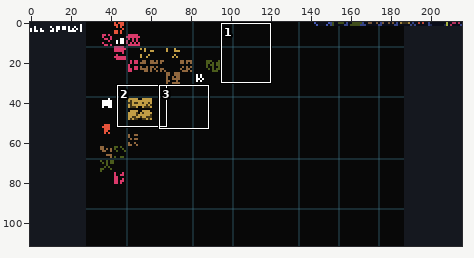
Sprite sheet: 12level.png. The first picture is a wide view before the edit; the outline marks the close-up.
Close-up. First the earlier version:
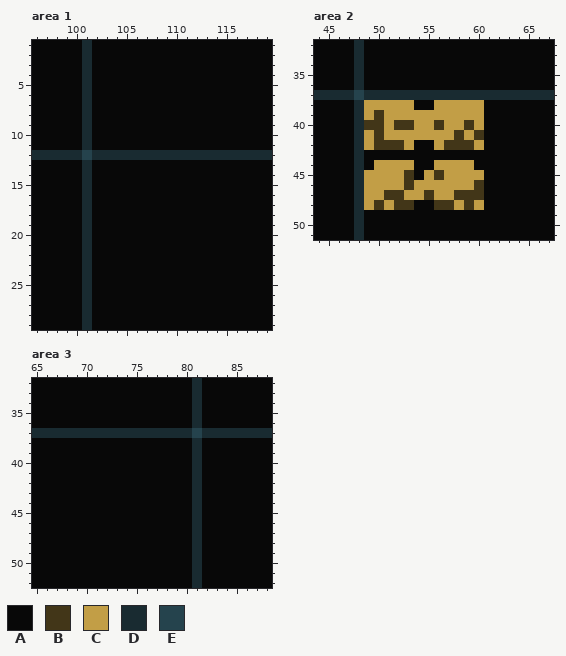
The file is 216x112 pixels. Colours within 5 levels of each other are drawn and written as one. Shown: area 1: x 96..119, y 1..29; area 2: x 44..67, y 32..51; area 3: x 65..88, y 32..52. The commit also changed other parts of the picture, which this record leaves out.
Palette (. is transparent): A #080808  B #423618  C #c29e46  D #192b31  E #25434d
Pixels before, area 1, first column x 96:
 1 AAAAADAAAAAAAAAAAAAAAAAA
 2 AAAAADAAAAAAAAAAAAAAAAAA
 3 AAAAADAAAAAAAAAAAAAAAAAA
 4 AAAAADAAAAAAAAAAAAAAAAAA
 5 AAAAADAAAAAAAAAAAAAAAAAA
 6 AAAAADAAAAAAAAAAAAAAAAAA
 7 AAAAADAAAAAAAAAAAAAAAAAA
 8 AAAAADAAAAAAAAAAAAAAAAAA
 9 AAAAADAAAAAAAAAAAAAAAAAA
10 AAAAADAAAAAAAAAAAAAAAAAA
11 AAAAADAAAAAAAAAAAAAAAAAA
12 DDDDDEDDDDDDDDDDDDDDDDDD
13 AAAAADAAAAAAAAAAAAAAAAAA
14 AAAAADAAAAAAAAAAAAAAAAAA
15 AAAAADAAAAAAAAAAAAAAAAAA
16 AAAAADAAAAAAAAAAAAAAAAAA
17 AAAAADAAAAAAAAAAAAAAAAAA
18 AAAAADAAAAAAAAAAAAAAAAAA
19 AAAAADAAAAAAAAAAAAAAAAAA
20 AAAAADAAAAAAAAAAAAAAAAAA
21 AAAAADAAAAAAAAAAAAAAAAAA
22 AAAAADAAAAAAAAAAAAAAAAAA
23 AAAAADAAAAAAAAAAAAAAAAAA
24 AAAAADAAAAAAAAAAAAAAAAAA
25 AAAAADAAAAAAAAAAAAAAAAAA
26 AAAAADAAAAAAAAAAAAAAAAAA
27 AAAAADAAAAAAAAAAAAAAAAAA
28 AAAAADAAAAAAAAAAAAAAAAAA
29 AAAAADAAAAAAAAAAAAAAAAAA
Pixels before, area 2, first column x 44:
32 AAAADAAAAAAAAAAAAAAAAAAA
33 AAAADAAAAAAAAAAAAAAAAAAA
34 AAAADAAAAAAAAAAAAAAAAAAA
35 AAAADAAAAAAAAAAAAAAAAAAA
36 AAAADAAAAAAAAAAAAAAAAAAA
37 DDDDEDDDDDDDDDDDDDDDDDDD
38 AAAADCCCCCAACCCCCAAAAAAA
39 AAAADCBCCCCCCCCCCAAAAAAA
40 AAAADBBCBBCCBCCBCAAAAAAA
41 AAAADCBCCCCCCCBCBAAAAAAA
42 AAAADCBBBCAACBBBCAAAAAAA
43 AAAADAAAAAAAAAAAAAAAAAAA
44 AAAADACCCCAACCCCAAAAAAAA
45 AAAADCCCCBACBCCCCAAAAAAA
46 AAAADCCCCBCCCCCCBAAAAAAA
47 AAAADCCBBCCBCCBBBAAAAAAA
48 AAAADCBCBBAABBCBCAAAAAAA
49 AAAADAAAAAAAAAAAAAAAAAAA
50 AAAADAAAAAAAAAAAAAAAAAAA
51 AAAADAAAAAAAAAAAAAAAAAAA
Pixels before, area 3, first column x 65:
32 AAAAAAAAAAAAAAAADAAAAAAA
33 AAAAAAAAAAAAAAAADAAAAAAA
34 AAAAAAAAAAAAAAAADAAAAAAA
35 AAAAAAAAAAAAAAAADAAAAAAA
36 AAAAAAAAAAAAAAAADAAAAAAA
37 DDDDDDDDDDDDDDDDEDDDDDDD
38 AAAAAAAAAAAAAAAADAAAAAAA
39 AAAAAAAAAAAAAAAADAAAAAAA
40 AAAAAAAAAAAAAAAADAAAAAAA
41 AAAAAAAAAAAAAAAADAAAAAAA
42 AAAAAAAAAAAAAAAADAAAAAAA
43 AAAAAAAAAAAAAAAADAAAAAAA
44 AAAAAAAAAAAAAAAADAAAAAAA
45 AAAAAAAAAAAAAAAADAAAAAAA
46 AAAAAAAAAAAAAAAADAAAAAAA
47 AAAAAAAAAAAAAAAADAAAAAAA
48 AAAAAAAAAAAAAAAADAAAAAAA
49 AAAAAAAAAAAAAAAADAAAAAAA
50 AAAAAAAAAAAAAAAADAAAAAAA
51 AAAAAAAAAAAAAAAADAAAAAAA
52 AAAAAAAAAAAAAAAADAAAAAAA
Once edited:
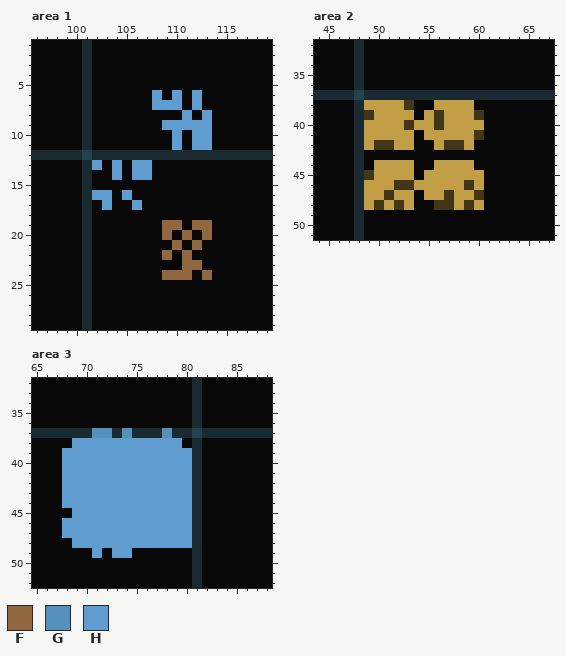
Colours new in this view: F #90673e  G #5591ba  H #5f9dd1
What changed:
Area 1:
The edit turns colour A into colour F in row 19 at x 109 to 110 and 112 to 113; in row 20 at x 109, 111 and 113; in row 21 at x 110 and 112; in row 22 at x 109 and 111; in row 23 at x 111 to 112; in row 24 at x 109 to 111 and 113.
The edit turns colour A into colour H in row 6 at x 108, 110 and 112; in row 7 at x 108 to 110 and 112; in row 8 at x 111 and 113; in row 9 at x 109 to 113; in rows 10 to 11 at x 110 and 112 to 113; in row 13 at x 102, 104 and 106 to 107.
The edit turns colour A into colour H in row 14 at x 104 and 106 to 107; in row 16 at x 102 to 103 and 105; in row 17 at x 103 and 106.
Area 2:
The edit turns colour C into colour A in row 38 at x 60; in row 39 at x 54; in row 41 at x 54; in row 42 at x 60; in row 47 at x 54.
The edit turns colour C into colour B in row 38 at x 53; in row 39 at x 49, 56 and 60; in row 45 at x 49; in row 46 at x 52 and 59; in row 47 at x 57.
The edit turns colour B into colour C in row 39 at x 50; in row 40 at x 49 to 50, 52 and 59; in row 41 at x 50 and 58; in row 42 at x 52 and 59; in row 45 at x 53 and 56; in row 46 at x 60.
The edit turns colour B into colour C in row 47 at x 52, 55 and 58 to 59; in row 48 at x 53.
Area 3:
The edit turns colour D into colour G in row 37 at x 71 to 72, 74 and 78.
The edit turns colour A into colour H in row 38 at x 69 to 79; in rows 39 to 44 at x 68 to 80; in row 45 at x 69 to 80; in rows 46 to 47 at x 68 to 80; in row 48 at x 69 to 80; in row 49 at x 71 and 73 to 74.
Where, in picture pixels (left, top, right, bottom), the same in both close-ups:
changed: (92, 90, 212, 280)
changed: (364, 100, 484, 210)
changed: (62, 428, 192, 558)
